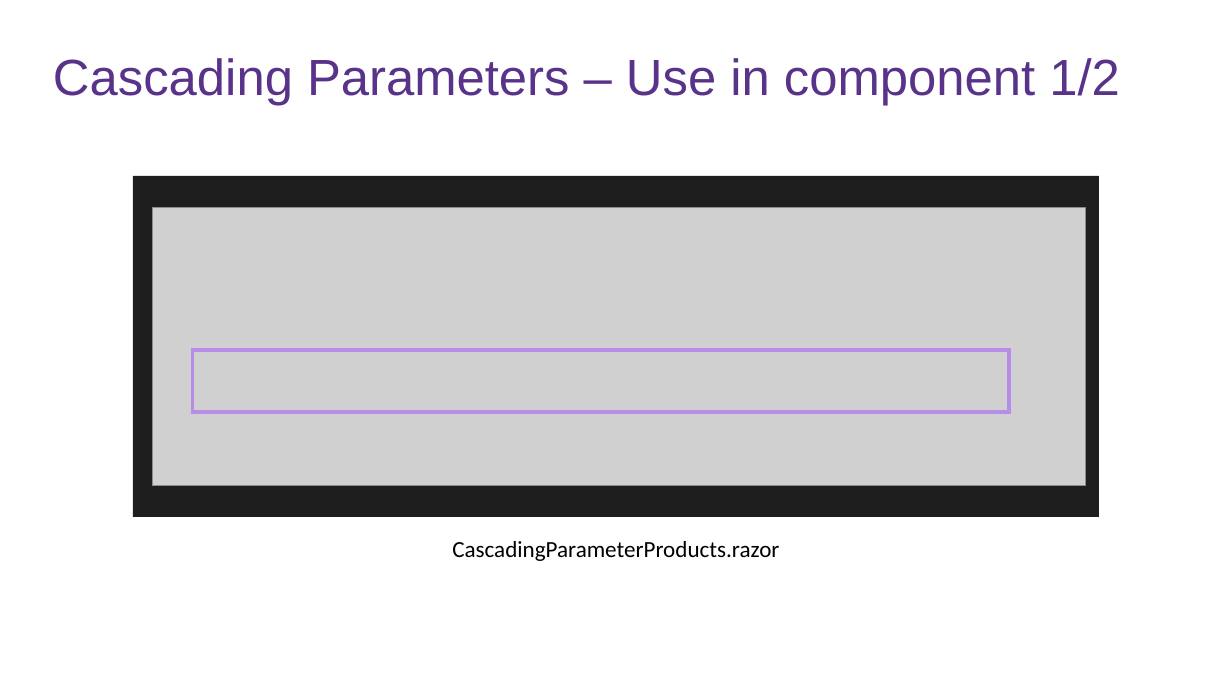
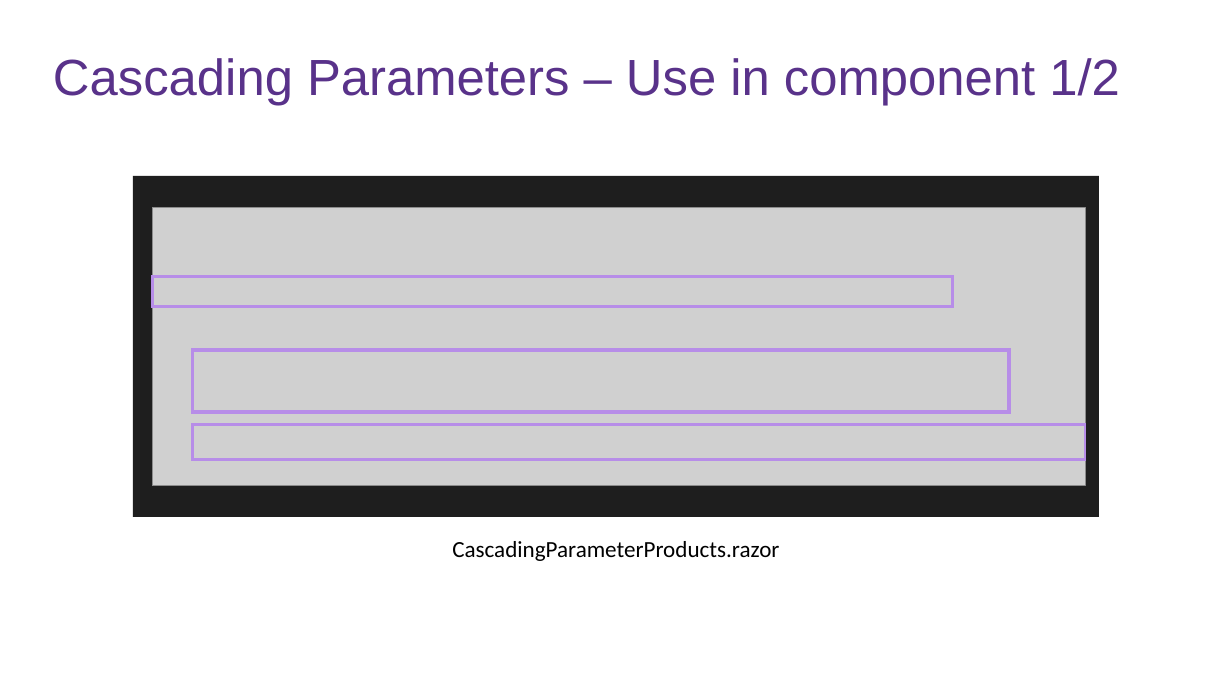
Before and after one commit to fabio-sp/BlazorConf.StateManagement.Demo, a slide deck: slide 15 of Deck_Blazor_State_Management.pptx. Drawn at 1232x693 pixels with LibreOffice and Linux fonts; fonts in the diff are those of the drawing; grey boxes stand for pictures; background and template pictures are left out. Boxes give left, top, right and bottom in pixels: in the first picture for what was removed or moved away, otherwise in the second. Text is boxed around its words. In the diff, an @@ line names an element or a change of style, - is before the commit and + after.

```diff
--- a/Deck_Blazor_State_Management.pptx
+++ b/Deck_Blazor_State_Management.pptx
@@ rectangle added at <box>152,276,953,307</box>, outline #B78DE8 2.25 pt @@
@@ rectangle added at <box>192,424,1085,459</box>, outline #B78DE8 2.25 pt @@
```
Also in this commit, not shown: 8 other slides changed, 1 slide added, 1 slide removed.
